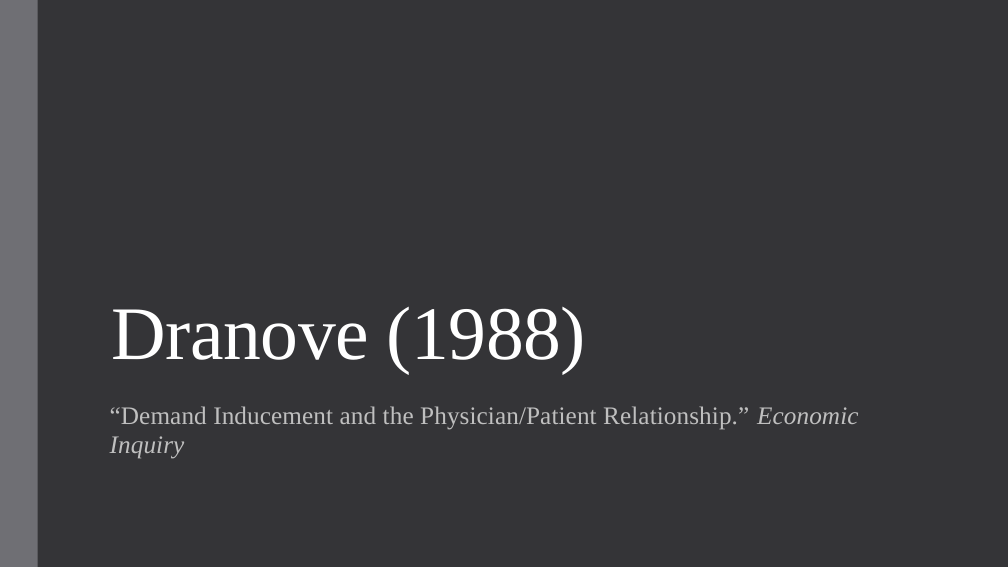
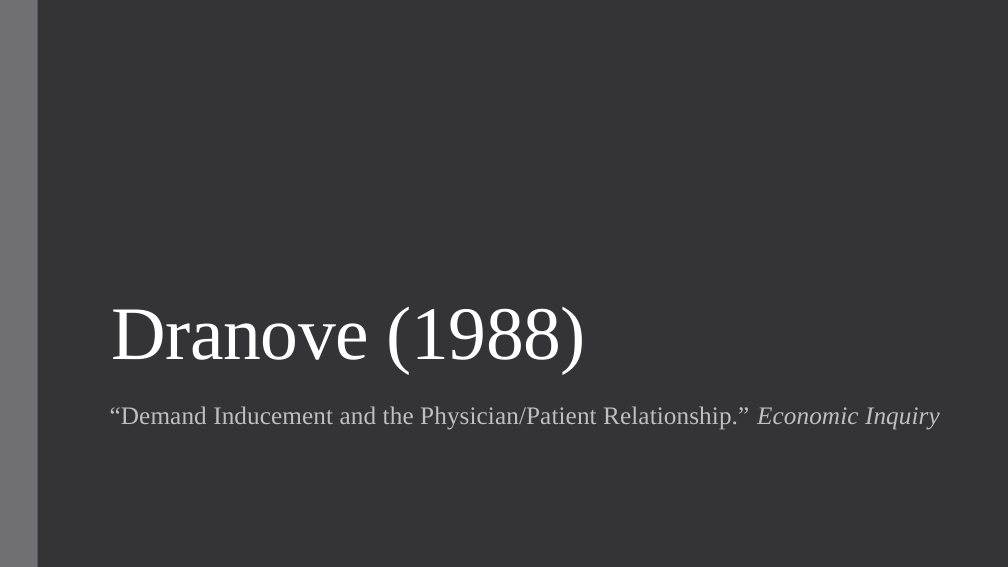
Before and after one commit to alex-hoagland/HAD6750H, a slide deck: slide 4 of Lecture05_PatientPhysicianInteractions/L5Slides_PhysicianPatientInteractions_2023W.pptx. Drawn at 1008x567 pixels with LibreOffice and Linux fonts; fonts in the diff are those of the drawing. Boxes give left, top, right and bottom in pixels: in the first picture for what was removed or moved away, otherwise in the second. Text is boxed around its words. In the diff, an @@ line names an element or a change of style, - is before the commit and + after.

```diff
--- a/Lecture05_PatientPhysicianInteractions/L5Slides_PhysicianPatientInteractions_2023W.pptx
+++ b/Lecture05_PatientPhysicianInteractions/L5Slides_PhysicianPatientInteractions_2023W.pptx
@@ text "“Demand Inducement and the Physician/Patient ..." rewrapped from [110,406,858,459] to [110,406,940,430] @@
```
Also in this commit, not shown: 6 other slides changed, 1 slide added.
